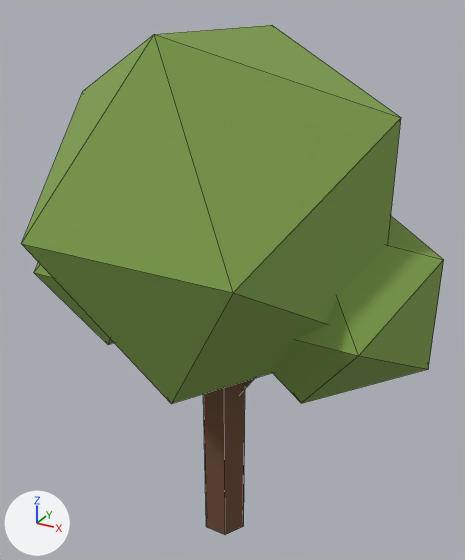
The FBX model Modeller/Binalar/Agac_yuvarlak_1_Hafif.fbx, before and after one commit.
One viewpoint serves both versions: a 50 mm camera at (1.67, -3.03, 3.36) aimed at (-0.04, 0.08, 1.81). The lights are fixed; the arrows at lower left show +X, +Y and +Z. The first picture is the older version. Mesh edges are drawn as thin lines. Where no turn or scale is listed for an object, it has been applied to the vertices.

In view in the first picture: 'Agac_yuvarlak_1_Hafif'.
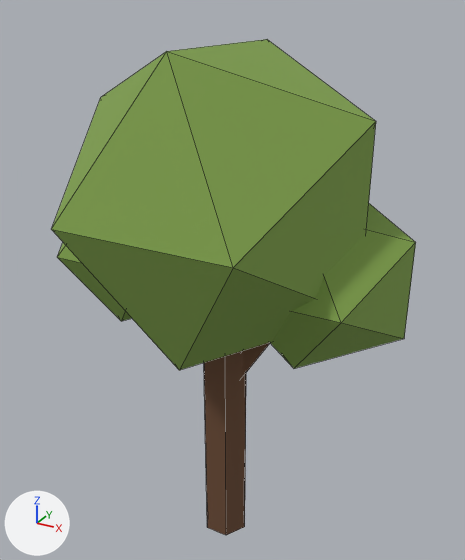
Boxes (x1, y1, x2, y2) around the edits, measured in the pictures (465 x 560 px; the box of a moved part takes in the faces that stretch with it):
'Agac_yuvarlak_1_Hafif', reshaped (14% narrower)
    before: (21, 25, 444, 535)
    after: (51, 39, 416, 535)
part 1 of me_agac_yuvarlak_1_hafif, moved or reshaped
    before: (203, 382, 245, 535)
    after: (204, 351, 246, 535)
part 2 of me_agac_yuvarlak_1_hafif, moved or reshaped (mostly hidden before)
    before: (242, 378, 255, 392)
    after: (243, 342, 270, 376)
part 3 of me_agac_yuvarlak_1_hafif, moved or reshaped
    before: (21, 25, 401, 404)
    after: (51, 39, 376, 370)
part 4 of me_agac_yuvarlak_1_hafif, moved or reshaped
    before: (272, 216, 444, 403)
    after: (270, 204, 416, 369)
part 5 of me_agac_yuvarlak_1_hafif, moved or reshaped
    before: (34, 262, 114, 344)
    after: (57, 243, 131, 321)

The change in detail:
me_agac_yuvarlak_1_hafif is used by ob_agac_yuvarlak_1_hafif; location (0.0, 0.0, 0.0).
me_agac_yuvarlak_1_hafif had 56 vertices, 74 faces and spanned x -1.14..1.14, y -0.95..0.95, z 0.0..3.21.
me_agac_yuvarlak_1_hafif now has 56 vertices, 74 faces and spans x -0.99..0.99, y -0.82..0.82, z 0.0..3.14.
me_agac_yuvarlak_1_hafif part 1: the loose piece of 12 vertices spanning x -0.21..0.09, y -0.13..0.13, z 0.0..1.43 is scaled about the mesh origin by (1, 1, 1.11).
me_agac_yuvarlak_1_hafif part 2: the loose piece of 8 vertices spanning x -0.11..0.44, y -0.06..0.16, z 0.97..1.71 is scaled about its middle by (1, 1, 1.07), then moved by (0.01, 0.0, 0.14).
me_agac_yuvarlak_1_hafif part 3: the loose piece of 12 vertices spanning x -1.01..0.89, y -0.95..0.95, z 1.32..3.21 is scaled about its middle by 0.869, then moved by (0.01, 0.0, 0.05).
me_agac_yuvarlak_1_hafif part 4: the loose piece of 12 vertices spanning x -0.04..1.14, y -0.44..0.74, z 1.3..2.34 is scaled about its middle by 0.869, then moved by (-0.07, 0.0, 0.11).
me_agac_yuvarlak_1_hafif part 5: the loose piece of 12 vertices spanning x -1.14..-0.1, y -0.62..0.42, z 1.46..2.4 is scaled about its middle by 0.869, then moved by (0.08, 0.0, 0.09).
